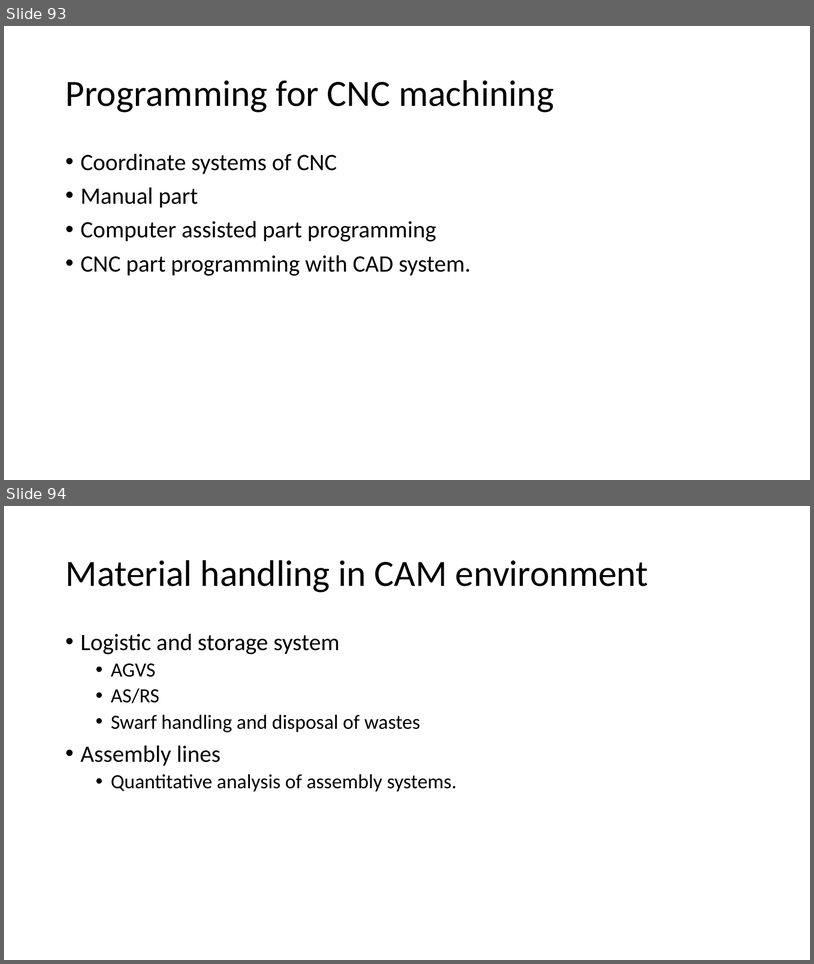
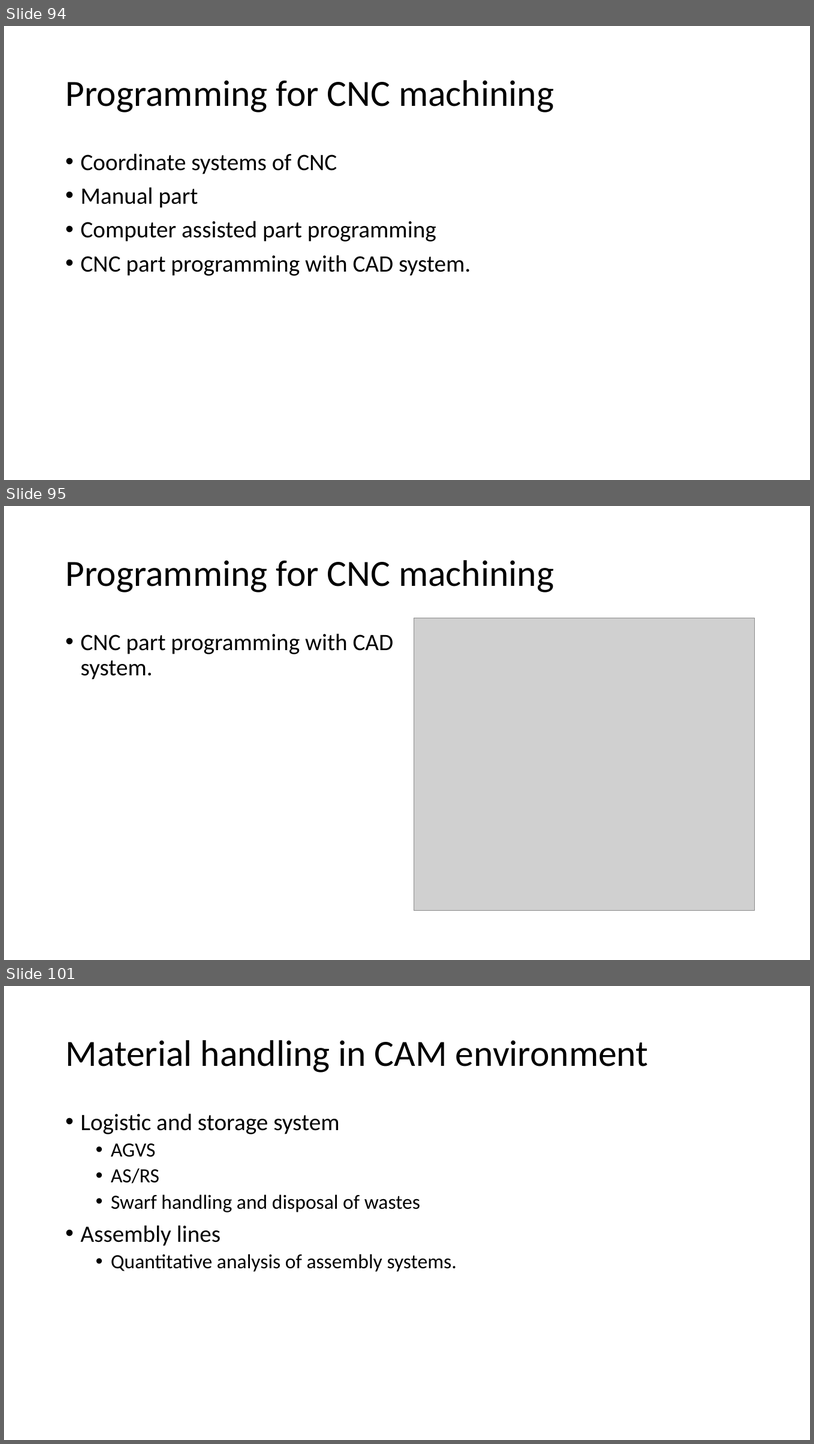
Before and after one commit to Jinny-Ching/cad_cam_course, a slide deck: CAD_CAM.pptx. Shown one above the other, each under a label of ours: slides 93 and 94 before the commit, slides 94, 95 and 101 after it; the slides between them are not shown. The pictures are 814x964 and 814x1444 pixels, drawn with LibreOffice and Linux fonts; fonts in the diff are those of the drawing; grey boxes stand for pictures. Boxes give left, top, right and bottom in pixels: in the first picture for what was removed or moved away, otherwise in the second. Text is boxed around its words. In the diff, an @@ line names an element or a change of style, - is before the commit and + after.

```diff
--- a/CAD_CAM.pptx
+++ b/CAD_CAM.pptx
@@ slide 95 added at <box>4,506,810,960</box>, background #FFFFFF @@
@@ title added at <box>65,560,554,592</box>, 44 pt, text #000000 @@
+Programming for CNC machining
@@ picture added at <box>414,618,755,910</box> @@
@@ text added at <box>81,633,394,679</box>, 28 pt, text #000000 @@
+• CNC part programming with CAD system.
@@ what was slide 93 is now slide 94 @@
@@ what was slide 94 is now slide 101 @@
```
Also in this commit, not shown: 6 slides changed, 6 other slides added.
